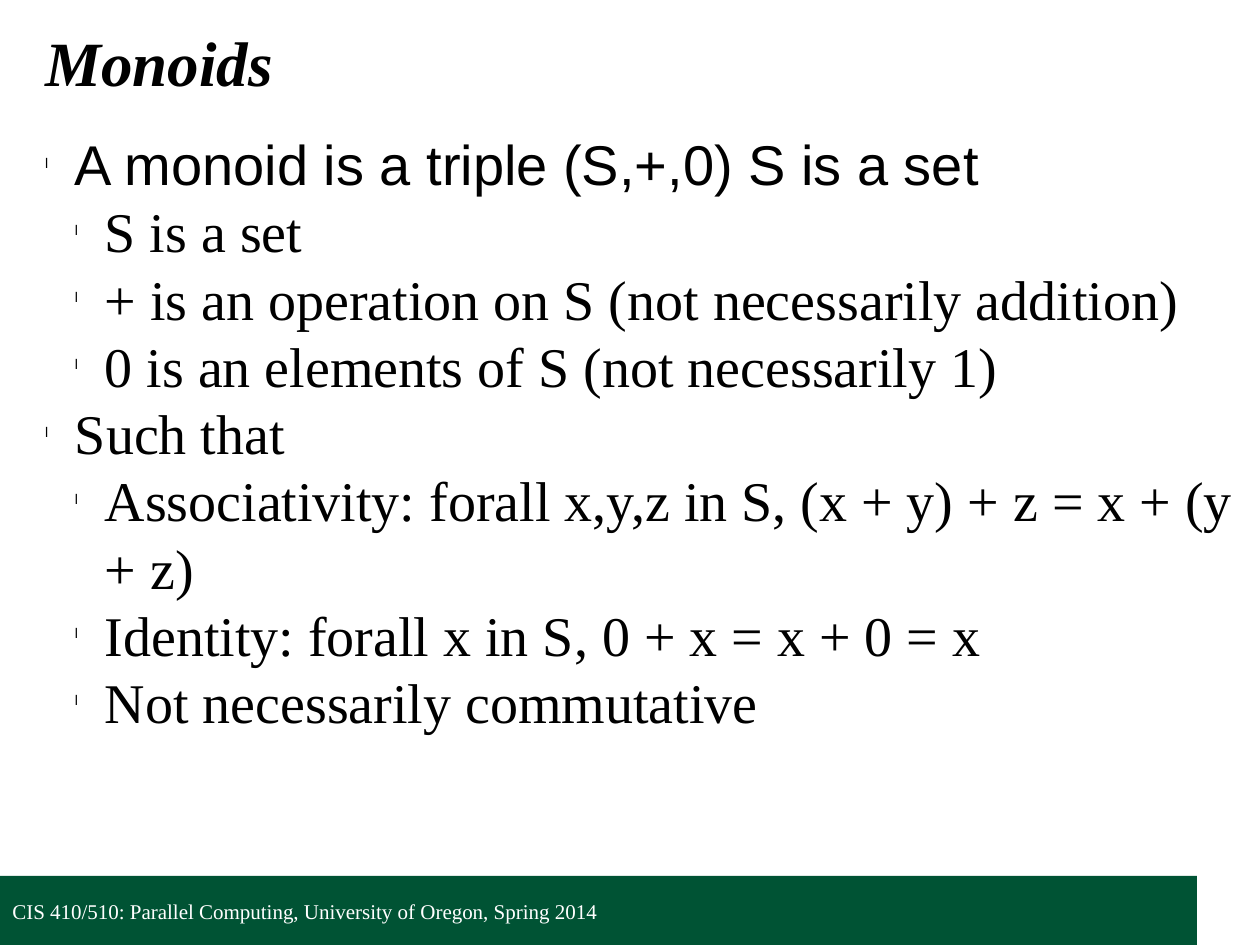
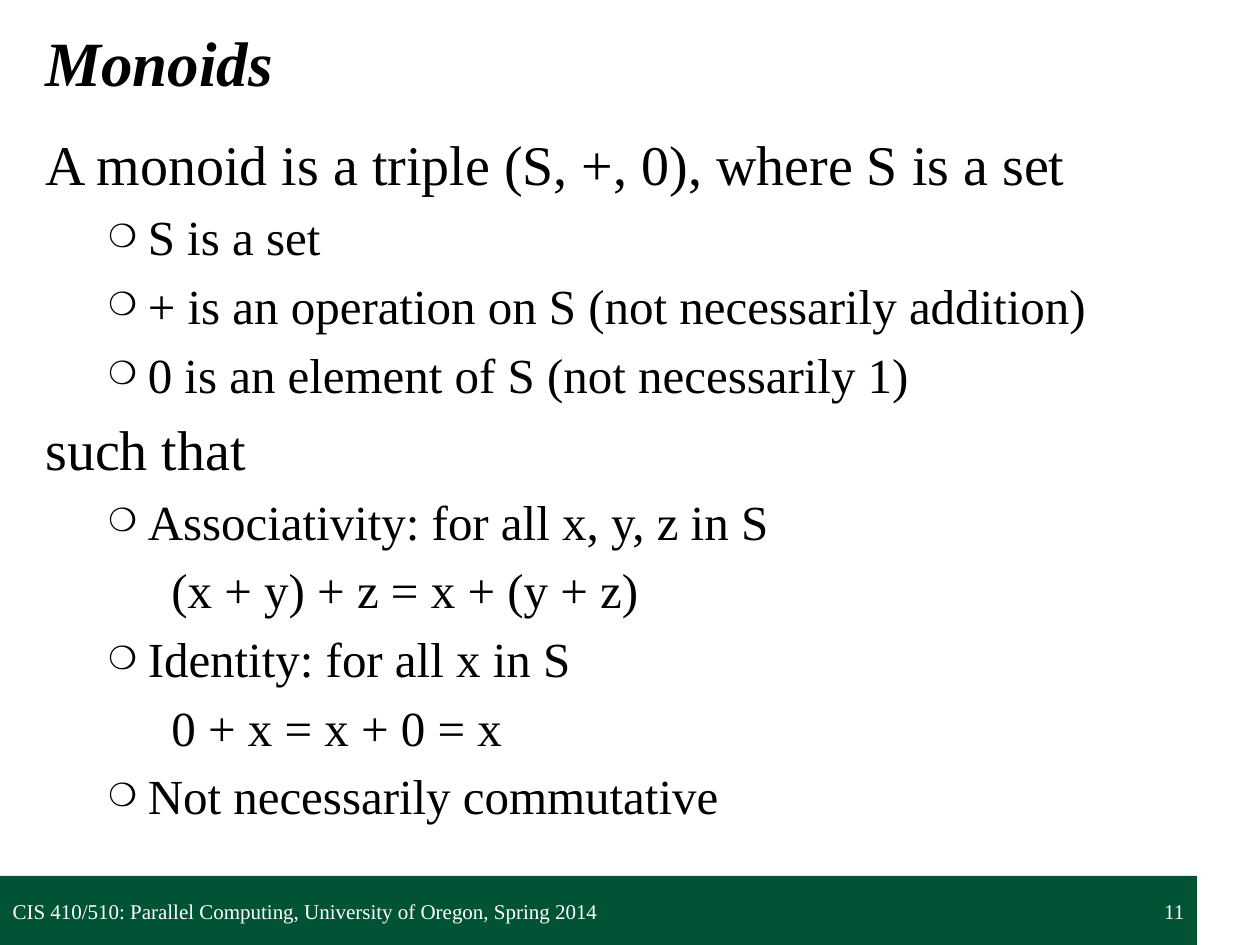
Before and after one commit to UOregonParallel/CourseMaterials, a slide deck: slide 11 of lecture_content/classSlides/2_collectivesPattern/collectivesPattern.pptx. Drawn at 1260x945 pixels with LibreOffice and Linux fonts; fonts in the diff are those of the drawing; background and template pictures are left out. Boxes give left, top, right and bottom in pixels: in the first picture for what was removed or moved away, otherwise in the second. Text is boxed around its words. In the diff, an @@ line names an element or a change of style, - is before the commit and + after.

Commit message:
Re-formatted collectives presentation, added PDF versions of all lectures for ease in review process.

```diff
--- a/lecture_content/classSlides/2_collectivesPattern/collectivesPattern.pptx
+++ b/lecture_content/classSlides/2_collectivesPattern/collectivesPattern.pptx
@@ text at <box>45,146,1064,196</box>: text changed; font Arial to Times New Roman @@
-l A monoid is a triple (S,+,0) S is a set
+A monoid is a triple (S, +, 0), where S is a set
@@ text at <box>148,222,1086,824</box>: size 32 to 28 pt in "S is a set", "+ is an operation on S (not ...", "Not necessarily commutative"; bullet l to ❍; more space between paragraphs @@
@@ text at <box>45,358,909,747</box>: text changed; size 32 to 28 pt @@
-  l 0 is an elements of S (not necessarily 1)
-l Such that
-  l Associativity: forall x,y,z in S, (x + y) + z = x + (y + z)
-  l Identity: forall x in S, 0 + x = x + 0 = x
+  ❍ 0 is an element of S (not necessarily 1)
+such that
+  ❍ Associativity: for all x, y, z in S
+  (x + y) + z = x + (y + z)
+  ❍ Identity: for all x in S
+  0 + x = x + 0 = x
@@ page number added at <box>1164,905,1184,919</box>, 12 pt, text #FFFFFF @@
+11
```
Also in this commit, not shown: 37 other slides changed, 2 slides added, 2 slides removed, 3 other files.
